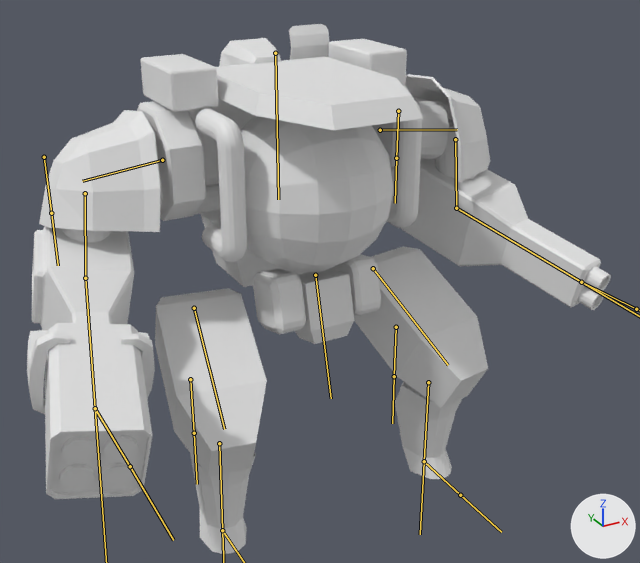
An edit to the FBX model bloss1/assets/models/f90/f90.fbx, drawn before and after from the same camera.
Before and after are seen from a 50 mm lens placed at (-2.19, -4.06, 1.47), pointed at (0.03, -0.02, -0.55). Every picture has the same lights, and +X, +Y and +Z are marked at lower right. Both versions are drawn at frame 20 of the action 'Armature|Shooting'; the numbers are the values there. The bones that bend it are drawn over the model as lines.
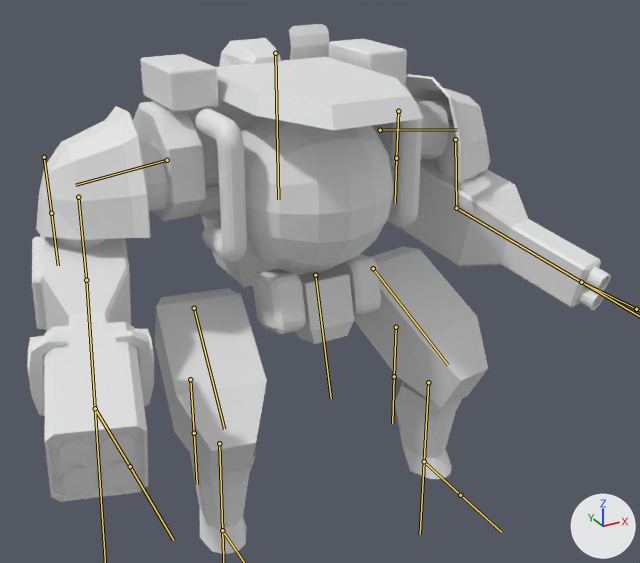
Where the change shows, as pixel boxes [x1, y1, x2, y2] in the pictures (640 x 563 px):
'Cube.060', posed: [27, 24, 611, 554] in both
bone 'ShoulderR', root to tip: before (162, 160) to (82, 181); after (167, 160) to (75, 185)
bone 'ArmR', root to tip: before (85, 193) to (85, 278); after (78, 197) to (86, 280)
bone 'ArmForearmR', root to tip: before (85, 278) to (95, 408); after (86, 280) to (95, 408)

The edits, one by one:
Bone 'ShoulderR' (bone_shoulderr) moves from (-0.14, -0.024, 0.039) to (0.0, 0.0, 0.0).
Bone 'ShoulderR' (bone_shoulderr) turns from (0, 2, -20) to (4, 1, -9) degrees about its own x, y and z.
Bone 'ArmR' (bone_armr) turns from (5, 16, -10) to (4, 12, -6) degrees about its own x, y and z.
Bone 'ArmForearmR' (bone_armforearmr) turns from (15, 4, -26) to (11, 2, -18) degrees about its own x, y and z.
